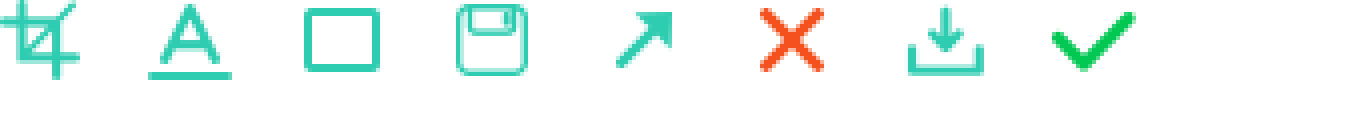
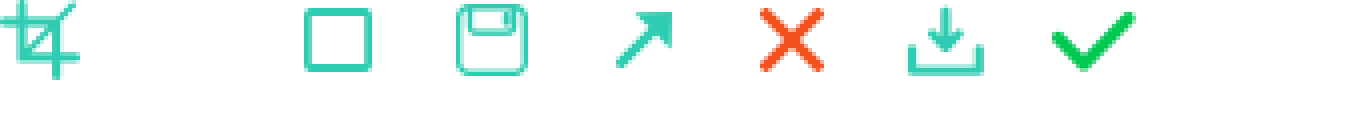
Layers edited between the first and the second 1360×120 image:
painted on "框选" over [left=304, top=8, right=380, bottom=72]
added layer "文字" in group "组 1" over [left=160, top=4, right=220, bottom=64]
hid "标记字体" over [left=148, top=4, right=232, bottom=80]
